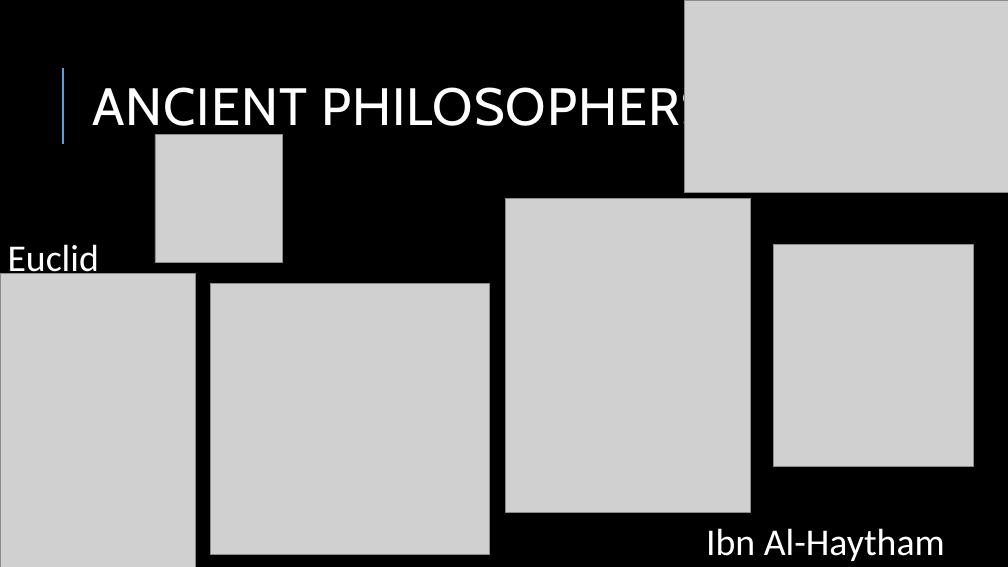
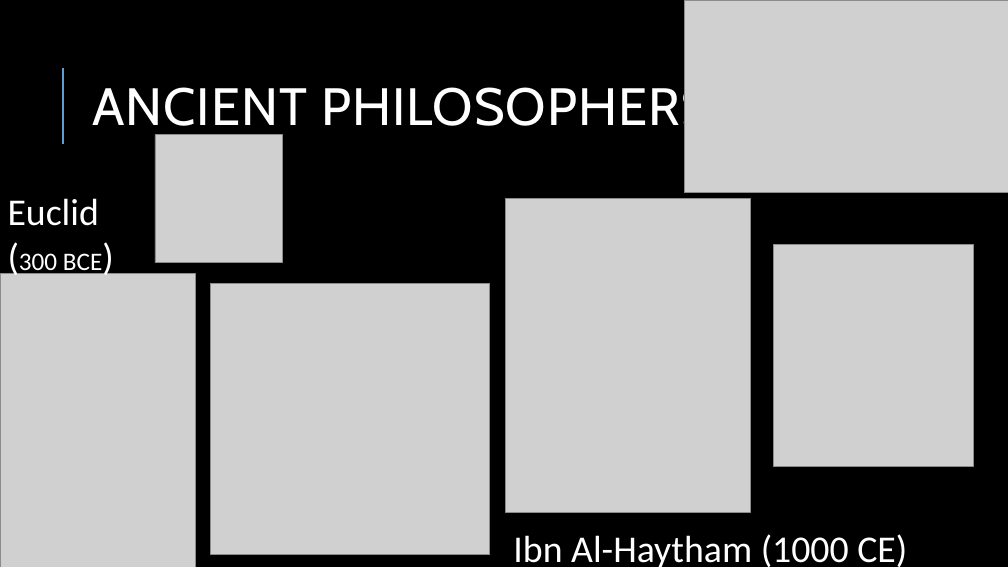
Before and after one commit to aimforbigfoot/biol5081, a slide deck: slide 7 of animalsClass/Deep History Of the field of Perception.pptx. Drawn at 1008x567 pixels with LibreOffice and Linux fonts; fonts in the diff are those of the drawing; grey boxes stand for pictures. Boxes give left, top, right and bottom in pixels: in the first picture for what was removed or moved away, otherwise in the second. Text is boxed around its words. In the diff, an @@ line names an element or a change of style, - is before the commit and + after.

```diff
--- a/animalsClass/Deep History Of the field of Perception.pptx
+++ b/animalsClass/Deep History Of the field of Perception.pptx
@@ text "Euclid": place and size @@
-text "Euclid" at (8, 244, 99, 281)
+text "Euclid" at (8, 198, 102, 277)
@@ text at (19, 253, 102, 277): paragraph added @@
+(300 BCE)
@@ text at (513, 534, 907, 567): text changed @@
-Ibn Al-Haytham
+Ibn Al-Haytham (1000 CE)
```
Also in this commit, not shown: 7 other slides changed, 1 slide added.
